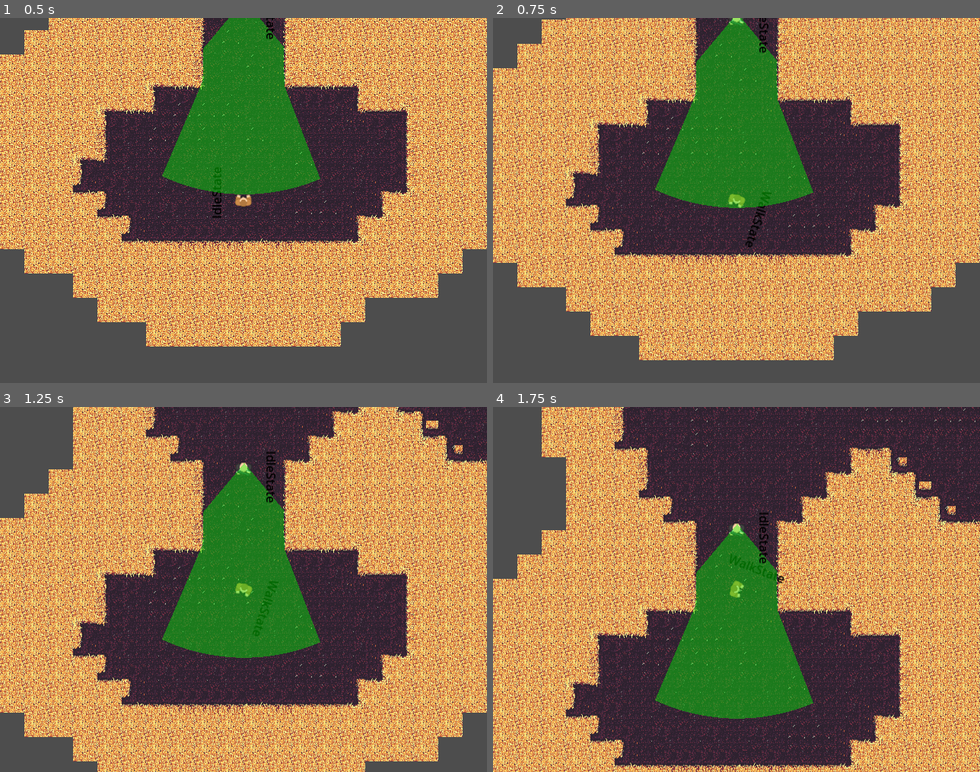
Above: before the commit, frames 1-4 (two rows, left to right).
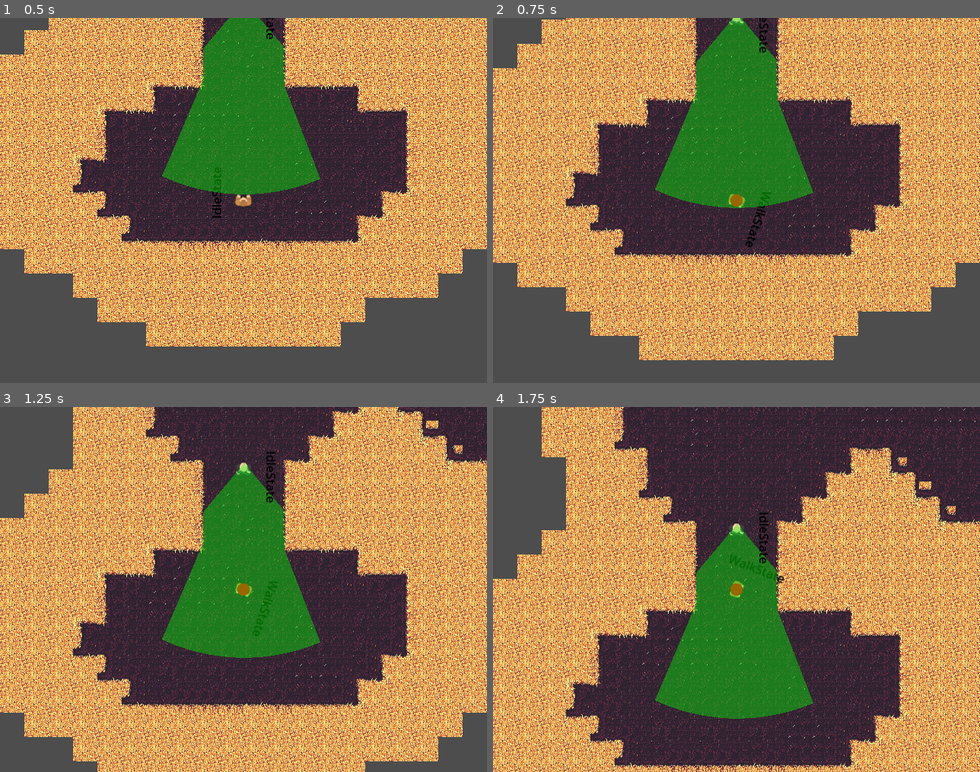
Above: after the commit, the same moments.

Repository: ChewieCB/LD52-Godot4
Game: Godot game, scene res://src/levels/test/TestTileMap.tscn
The game is run twice, just before and just after one commit, with the same random seed, the same clock (stepped at 60 frames per second) and the same inputs. This scene is started directly instead of the project's main scene.
Inputs (mouse positions are in pixels of both pictures, inside the frame that each line leads up to):
- Up to frame 1 (0.5 s): no input
- Up to frame 2 (0.75 s): tap Enter at 0.5 s; move the mouse to (712, 273) at 0.52 s; hold W (move_up) from 0.53 s (still down)
- Up to frame 3 (1.25 s): keep holding W (move_up)
- Up to frame 4 (1.75 s): keep holding W (move_up); move the mouse to (882, 644) at 1.27 s

Frame 1 is identical in both runs. In frame 2, less than 0.1% of the frame differs, in the area x 48-52%, y 48-52%; in frame 3, less than 0.1%; in frame 4, less than 0.1%.
Error in both runs: Invalid call. Nonexistent function 'set_target_location' in base 'NavigationAgent2D'. (res://src/characters/enemies/base_enemy.gd:67)

Commit message:
Tied enemy state switching to `target_node` value

Diff:
--- a/src/characters/enemies/BaseEnemy.tscn
+++ b/src/characters/enemies/BaseEnemy.tscn
@@ -14,6 +14,9 @@
 
 [sub_resource type="RectangleShape2D" id="RectangleShape2D_bdcfo"]
 size = Vector2(20, 23)
+
+[sub_resource type="ConvexPolygonShape2D" id="ConvexPolygonShape2D_klitg"]
+points = PackedVector2Array(-8, -1, 188.107, -165.554, 193.731, -158.609, 201.703, -147.836, 206.7, -140.428, 213.702, -129, 218.035, -121.185, 224.015, -109.19, 227.649, -101.027, 232.561, -88.5572, 235.47, -80.1084, 239.277, -67.2577, 241.439, -58.5875, 244.111, -45.4539, 245.509, -36.6283, 247.026, -23.3119, 247.649, -14.398, 248, -1, 247.844, 7.93427, 247.026, 21.3119, 246.092, 30.1986, 244.111, 43.4539, 242.406, 52.2254, 239.277, 65.2577, 236.814, 73.8472, 232.561, 86.5572, 229.359, 94.8993, 224.015, 107.19, 220.098, 115.222, 213.702, 127, 209.1, 134.659, 201.703, 145.836, 196.451, 153.065, 188.107, 163.554)
 
 [node name="BaseEnemy" type="CharacterBody2D"]
 collision_layer = 4
@@ -100,8 +103,10 @@
 
 [node name="ViewCone" type="Area2D" parent="."]
 script = ExtResource("11_8eg5v")
+view_angle = 0
 
 [node name="CollisionShape2D" type="CollisionShape2D" parent="ViewCone"]
+shape = SubResource("ConvexPolygonShape2D_klitg")
 
 [node name="NavigationAgent2D" type="NavigationAgent2D" parent="."]
 path_desired_distance = 16.0
@@ -120,4 +125,5 @@
 text = "STATE"
 
 [connection signal="timeout" from="StateManager/AttackState/AttackDelayTimer" to="StateManager/AttackState" method="_on_attack_delay_timer_timeout"]
+[connection signal="body_entered" from="ViewCone" to="." method="_on_view_cone_body_entered"]
 [connection signal="body_exited" from="ViewCone" to="." method="_on_view_cone_body_exited"]
--- a/src/characters/enemies/base_enemy.gd
+++ b/src/characters/enemies/base_enemy.gd
@@ -30,17 +30,17 @@
 		last_seen_player = target
 
 
-#func _draw() -> void:
-#	if target:
-#		draw_circle(to_local(target), 8.0, Color.RED)
+func _draw() -> void:
+	if target:
+		draw_circle(to_local(target), 8.0, Color.RED)
 #		if nav_path:
 #			for idx in range(nav_path.size() - 2):
 #				if idx == 0:
 #					draw_line(position, to_local(nav_path[idx]), Color.RED, 2.0)
 #				else:
 #					draw_line(to_local(nav_path[idx-1]), to_local(nav_path[idx]), Color.RED, 2.0)
-#	if last_seen_player:
-#		draw_circle(to_local(last_seen_player), 8.0, Color.PURPLE)
+	if last_seen_player:
+		draw_circle(to_local(last_seen_player), 8.0, Color.PURPLE)
 
 
 func _process(_delta: float) -> void:
@@ -86,3 +86,9 @@
 		# Move the closest point a bit closer to the enemy to keep it in bounds
 		exit_position += exit_position.direction_to(global_position) * 8
 		last_seen_player = exit_position
+		target_node = null
+
+
+func _on_view_cone_body_entered(body):
+	if body is Player:
+		target_node = body
--- a/src/characters/enemies/states/chase_state.gd
+++ b/src/characters/enemies/states/chase_state.gd
@@ -1,8 +1,6 @@
 extends AIMoveState
 
 @export var acceleration: float = 2000
-
-var has_lost_player: bool = false
 
 
 func enter() -> void:
@@ -10,7 +8,7 @@
 
 
 func physics_process(delta: float) -> BaseState:
-	if not actor.viewcone.overlaps_body(actor.player):
+	if not actor.target_node:
 		return search_state
 
 	if actor.distance_to_target < 30:
--- a/src/characters/enemies/states/follow_state.gd
+++ b/src/characters/enemies/states/follow_state.gd
@@ -23,8 +23,7 @@
 
 
 func physics_process(delta: float) -> BaseState:
-	if actor.viewcone.overlaps_body(actor.player):
-		actor.target_node = actor.player
+	if actor.target_node:
 		return chase_state
 
 	if actor._agent.is_navigation_finished():
@@ -32,7 +31,7 @@
 			path_index = 0
 		else:
 			path_index += 1
-		print(actor.name, " : ", path_index)
+#		print(actor.name, " : ", path_index)
 		actor.target = path_points[path_index]
 	else:
 		var direction := actor.global_position.direction_to(actor.next_location)
--- a/src/characters/enemies/states/idle_state.gd
+++ b/src/characters/enemies/states/idle_state.gd
@@ -8,8 +8,7 @@
 
 
 func physics_process(delta: float) -> BaseState:
-	if actor.viewcone.overlaps_body(actor.player):
-		actor.target_node = actor.player
+	if actor.target_node:
 		return chase_state
 
 	if actor.is_following:
--- a/src/characters/enemies/states/return_state.gd
+++ b/src/characters/enemies/states/return_state.gd
@@ -31,8 +31,7 @@
 	if actor._agent.is_navigation_finished():
 		return idle_state
 
-	if actor.viewcone.overlaps_body(actor.player):
-		actor.target_node = actor.player
+	if actor.target_node:
 		return chase_state
 
 	var direction := actor.global_position.direction_to(actor.next_location)
--- a/src/characters/enemies/states/search_state.gd
+++ b/src/characters/enemies/states/search_state.gd
@@ -16,8 +16,7 @@
 
 
 func physics_process(delta: float) -> BaseState:
-	if actor.viewcone.overlaps_body(actor.player):
-		actor.target_node = actor.player
+	if actor.target_node:
 		return chase_state
 
 	if actor._agent.is_navigation_finished():
--- a/src/characters/enemies/view_cone.gd
+++ b/src/characters/enemies/view_cone.gd
@@ -1,3 +1,4 @@
+@tool
 extends Area2D
 
 @export var detection_radius: float = 256
Not shown: 1 places in src/characters/enemies/BaseEnemy.tscn that only renumber resources
